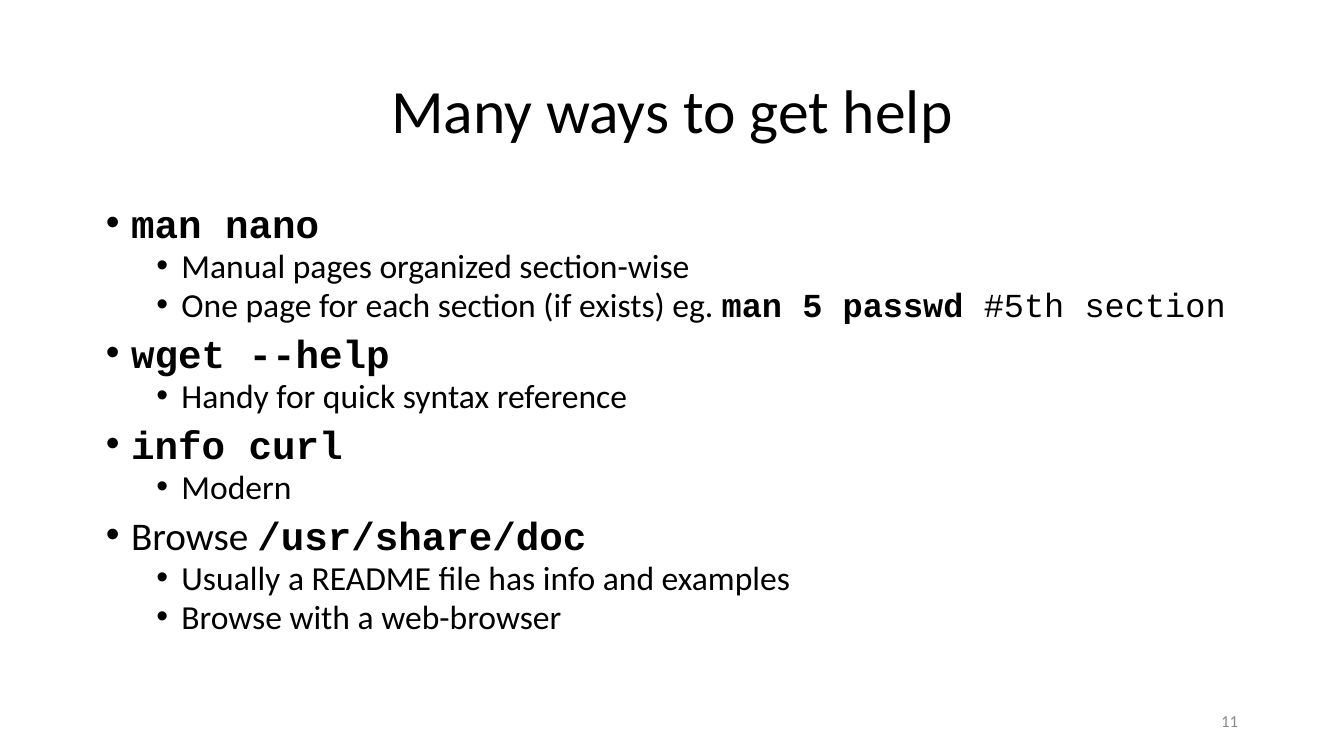
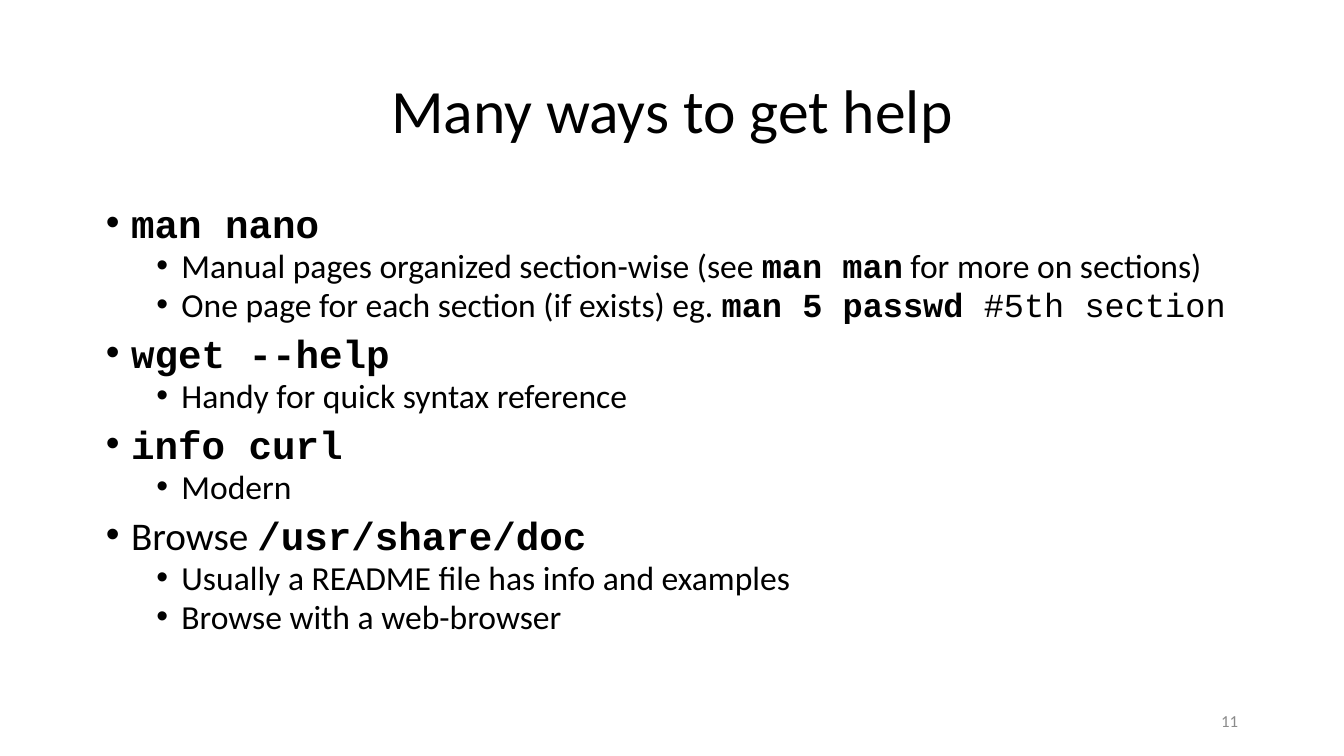
Before and after one commit to ketancmaheshwari/lisa19, a slide deck: slide 11 of lpt_LISA.pptx. Drawn at 1344x756 pixels with LibreOffice and Linux fonts; fonts in the diff are those of the drawing. Boxes give left, top, right and bottom in pixels: in the first picture for what was removed or moved away, otherwise in the second. Text is boxed around its words. In the diff, an @@ line names an element or a change of style, - is before the commit and + after.

```diff
--- a/lpt_LISA.pptx
+++ b/lpt_LISA.pptx
@@ text at (181,253,1201,284): text changed @@
-  • Manual pages organized section-wise
+  • Manual pages organized section-wise (see man man for more on sections)
```
Also in this commit, not shown: 1 other slide changed, 1 other file.
